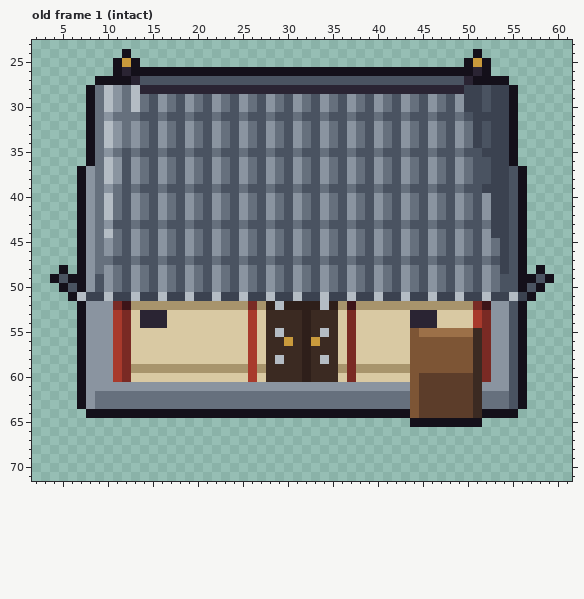
Edited in one commit: pixel-art file (art/mockup/angle/storehouse.aseprite). The picture above is the old version.
64x72 pixels, 1 frame. Shown: old frame 1 (intact): x 2..61, y 23..71. The commit also changed other frames, which this record leaves out.
The same view after the edit:
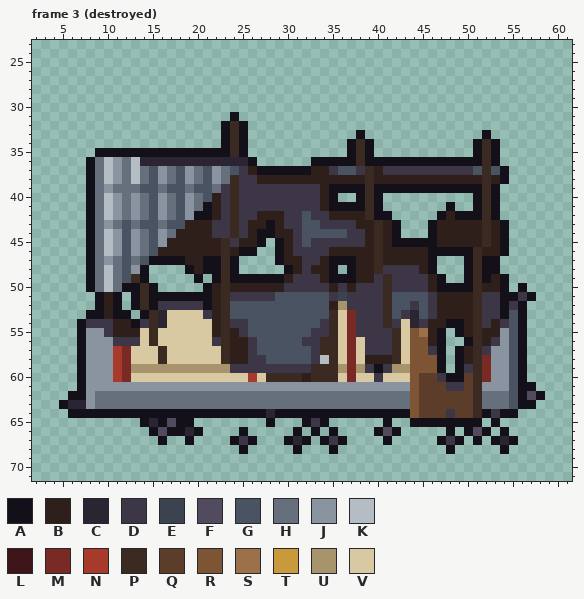
Palette (. is transparent): A #14101a  B #2e1f1a  C #2a2433  D #3d3647  E #3b4250  F #524a5e  G #4a5361  H #66707d  J #8a94a0  K #b4bcc4  L #3d1418  M #7a2a24  N #a83a2c  P #3b2a22  Q #5c3d2a  R #7d5535  S #9c7048  T #c99a3c  U #a8946c  V #d9c9a3
A new or re-ordered frame is compared with the old frame closest to it.
The edit:
frames 1 -> 4
Changed rows in their new state; - is an unchanged pixel.
Frame 3 (destroyed) is new; against old frame 1 (intact):
first column x 4:
24 --------.--------------------------------------.--------
25 -------...------------------------------------...-------
26 -------..........................................-------
27 -----..............................................-----
28 ----................................................----
29 ----................................................----
30 ----................................................----
31 ----................A...............................----
32 ----...............APA..............................----
33 ----...............APA............A.............A...----
34 ----...............APA...........APA...........APA..----
35 ----.AAAAAAAAAAAAAAAPA...........APA...........APA..----
36 --------HKCCCCCCCCCCCCA......AAAAAPAAAAAAAAAAAAAPA..----
37 ---.A---HK-----------DBAAAAAABBD-GDPBDDDDDDDDDD-PGA..---
38 ---.A---HK----------PDDBBBBBBBBBBBBPBBBBBBBBBBBBPBA..---
39 ---.A---H----------DPDDDDDDDDDBAAAAPAAAAAAAAAAAAPA...---
40 ---.A--JH---------BDPDDDDDDDDDBA..APA..........APA...---
41 ---.A--JH--------ABDPDDDDDDDDDBAAAAPA.......A..APA...---
42 ---.A--JH-------AABDPDDBBBDDGDDBBBBPAA.....ABAAAPA...---
43 ---.A--H-------BBBDDPDBBABDD--DDDDBBPBA...ABBBBBPBA..---
44 ---.A--J------BBBBDDPDBAABBDG-GG-DDBPBA...ABBBBBPBA..---
45 ---.A-KJ-----BBBBBBPDBBA.ABDGDDDDDDBPBAAAAABBBBBPBA..---
46 ---.A-KJ----BBBBBBBPBAA..ABDDDDBBBBBPBBBBBAAAAAPBBA..---
47 ---.A-JH---AAAABBAAPA....ABBDDBAAABBPBBBBBA...APAA...---
48 -.-.A-K---A....ABAAPA.....ABDBBA.ABBPDDDDBA...APAA...-.-
49 ....AHK--PA.....A.APAAAAAABDDDBAAABBDPDDDDBA..APABA.....
50 -...AHK-AAPA.....ABPBBBBBBDDDDDBDBDDDPDDDDBAAAAPBBA.-..-
51 --...ABA.APAAAAAAABPDDDDDGGGGGGD-DDDDPGGGGDBBBBPDDAAD---
52 ---..ABA.APADDDDDABPGGGGGGGGGGG--DDDDPGGDGDBBBBPDDAD----
53 ---.AABAA.AP-----DBPGGGGGGGGGGG---DDDPGD-GDBBBBPDDA-----
54 ----DDDBBADP------BPDDGGGGGGGGD---DDDPD--DBBAABPDBD-----
55 ------DBBB-P------BPBDGGGGGGGDD---DDDDP---BA.AB-BB------
56 -------DDD-P------DPBBDGGGGGDD-----DDDP---BA..A-BD------
57 ------------P------PBBDGGGGGGD-----DDDP---DA.AB-D-------
58 ------------P------PBBDDGGGGGD-----BBBP----A.AB---------
59 --------------------DDDDDDDDD------DAD-----A.AD---------
60 ------------------------------------D------DAA----------
61 --------------------------------------------DD-------A--
62 --A--------------------------------------------------FA-
63 -ACC-------------------------------------------------A--
64 --AA--------------------C-------------------D----D------
65 ----------ACAFAA--------A---ADA------A-----------A------
66 -----------AFAACA----A-----A-A-A----AFA-----A-AFA-A-----
67 ------------A--A----ADA---ACA-ADA----A-----ADA-A-ACA----
68 ---------------------A-----A---A------------A-----A-----
Where, in picture pixels (left, top, right, bottom), the same in both pictures:
changed: (50, 49, 554, 454)
